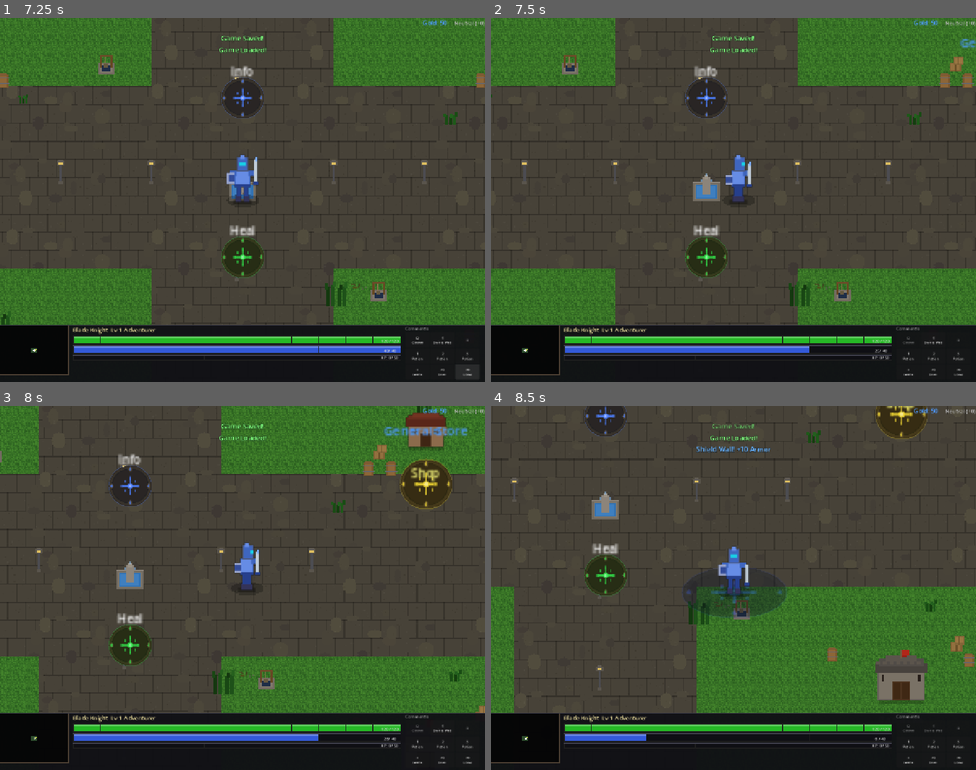
Above: before the commit, frames 1-4 (two rows, left to right).
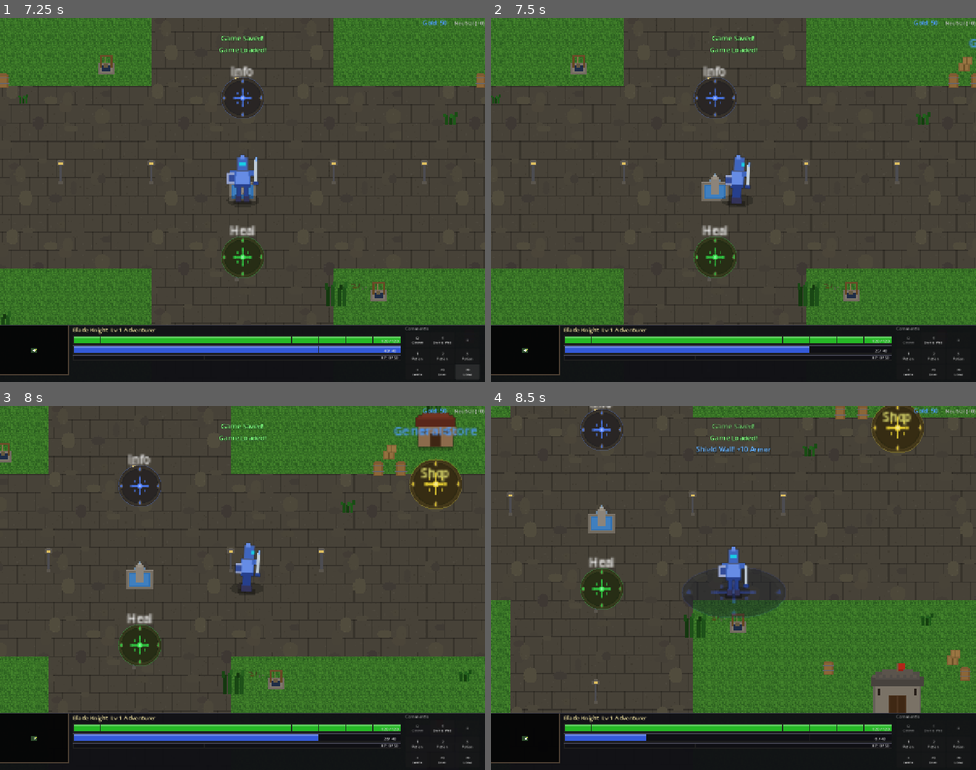
Above: after the commit, the same moments.

Repository: slxny/legends-open-rpg
Game: Godot game, scene res://scenes/main.tscn
Same seed, same stepped clock (60 frames per second), same inputs: the game is played once before the commit and once after it.
Inputs (mouse positions are in pixels of both pictures, inside the frame that each line leads up to):
- Up to frame 1 (7.25 s): click "SELECT" at 0.5 s; click "Q Cleave" at 1.25 s; click "E Shield Wall" at 2 s; click "1 Potion" at 2.75 s; click "2 Potion" at 3.5 s; click "3 Potion" at 4.25 s; click "I Items" at 5 s; click "F5 Save" at 5.75 s; click "F9 Load" at 6.5 s
- Up to frame 2 (7.5 s): move the mouse to (524, 352) at 7.27 s; hold D (move_right) from 7.28 s (still down); hold Q (ability_1) from 7.28 s (still down); click (524, 352) at 7.42 s
- Up to frame 3 (8 s): keep holding D (move_right); keep holding Q (ability_1)
- Up to frame 4 (8.5 s): move the mouse to (636, 606) at 8.02 s; release D (move_right) at 8.03 s; release Q (ability_1) at 8.03 s; hold S (move_down) from 8.03 s (still down); tap E (ability_2) at 8.1 s

Frame 1 is identical in both runs. In frame 2, 6.9% of the frame differs, in the area x 0-100%, y 0-85%; in frame 3, 8.3%; in frame 4, 12%.

Commit message:
Smooth player movement with acceleration, walk bob, and lean
- Replace instant velocity with acceleration/friction curves (1200/1800 px/s²)
  for fluid starts and stops instead of jarring snaps
- Add footstep-like walk bob: sinusoidal Y bounce + subtle X sway scaled to speed
- Add directional lean (slight rotation into movement direction)
- Add squash-stretch micro-animation synced to bob cycle
- Ease click-to-move arrival: gradual slowdown within 40px of target
- All effects smoothly settle back to idle when stopping

https://claude.ai/code/session_016QwPhLC7L2NQ1oaxRF3NGy

Diff:
--- a/scenes/player/player.gd
+++ b/scenes/player/player.gd
@@ -19,6 +19,11 @@
 var _is_moving_to_target: bool = false
 
 var _shadow: Sprite2D = null
+
+# Smooth movement
+const ACCEL: float = 1200.0  # Pixels/sec² — how fast we reach top speed
+const FRICTION: float = 1800.0  # Pixels/sec² — how fast we stop (snappier than accel)
+var _walk_bob_time: float = 0.0  # Accumulator for walk-bob sine wave
 
 # Attack state
 var _is_attack_animating: bool = false
@@ -109,21 +114,30 @@
 	if input_dir.length() > 0:
 		input_dir = input_dir.normalized()
 
+	var max_speed = stats.get_total_move_speed()
+	var desired_velocity := Vector2.ZERO
+
 	if input_dir.length() > 0:
 		_is_moving_to_target = false
-		velocity = input_dir * stats.get_total_move_speed()
+		desired_velocity = input_dir * max_speed
 	elif _is_moving_to_target:
 		var dist = global_position.distance_to(_move_target)
 		if dist < 5.0:
 			_is_moving_to_target = false
-			velocity = Vector2.ZERO
 		else:
 			var dir = (_move_target - global_position).normalized()
-			velocity = dir * stats.get_total_move_speed()
+			# Ease into stop near the target
+			var approach_factor = clampf(dist / 40.0, 0.3, 1.0)
+			desired_velocity = dir * max_speed * approach_factor
+
+	# Smooth acceleration / friction
+	if desired_velocity.length() > 0:
+		velocity = velocity.move_toward(desired_velocity, ACCEL * delta)
 	else:
-		velocity = Vector2.ZERO
+		velocity = velocity.move_toward(Vector2.ZERO, FRICTION * delta)
 
 	move_and_slide()
+	_update_walk_bob(delta)
 	stats.process_regen(delta)
 
 	if _attack_cooldown > 0.0:
@@ -144,6 +158,33 @@
 	# Update facing direction from movement
 	if velocity.length() > 5 and not _is_attack_animating:
 		_set_facing(velocity.normalized())
+
+func _update_walk_bob(delta: float) -> void:
+	if _is_attack_animating:
+		return  # Attack tweens own the sprite transform
+
+	var speed_ratio = velocity.length() / max(stats.get_total_move_speed(), 1.0)
+	if speed_ratio > 0.1:
+		# Bob frequency scales with speed — feels like footsteps
+		_walk_bob_time += delta * (8.0 + speed_ratio * 4.0)
+		var bob_y = sin(_walk_bob_time) * 1.5 * speed_ratio
+		# Subtle horizontal sway on alternating steps
+		var sway_x = cos(_walk_bob_time * 0.5) * 0.5 * speed_ratio
+		sprite.offset.y = -20 + bob_y  # -20 is the base sprite offset
+		sprite.offset.x = sway_x
+		# Lean into movement direction (very subtle)
+		var lean = velocity.x / max(stats.get_total_move_speed(), 1.0) * 0.04
+		sprite.rotation = lean
+		# Squash-stretch: slight vertical squish at bob peaks
+		var squash = 1.0 + sin(_walk_bob_time) * 0.02 * speed_ratio
+		sprite.scale = Vector2(1.0 / squash, squash)
+	else:
+		# Settle back to idle smoothly
+		_walk_bob_time = 0.0
+		sprite.offset.y = lerp(sprite.offset.y, -20.0, 12.0 * delta)
+		sprite.offset.x = lerp(sprite.offset.x, 0.0, 12.0 * delta)
+		sprite.rotation = lerp(sprite.rotation, 0.0, 12.0 * delta)
+		sprite.scale = sprite.scale.lerp(Vector2.ONE, 12.0 * delta)
 
 const ZOOM_MIN := Vector2(1.5, 1.5)
 const ZOOM_MAX := Vector2(5.0, 5.0)
